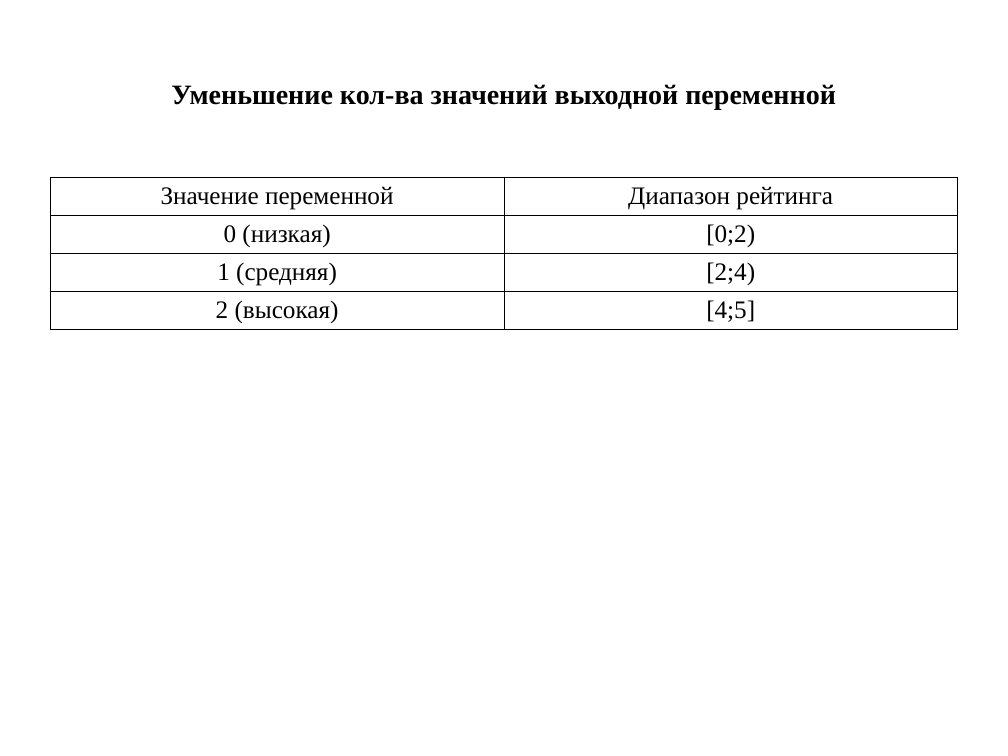
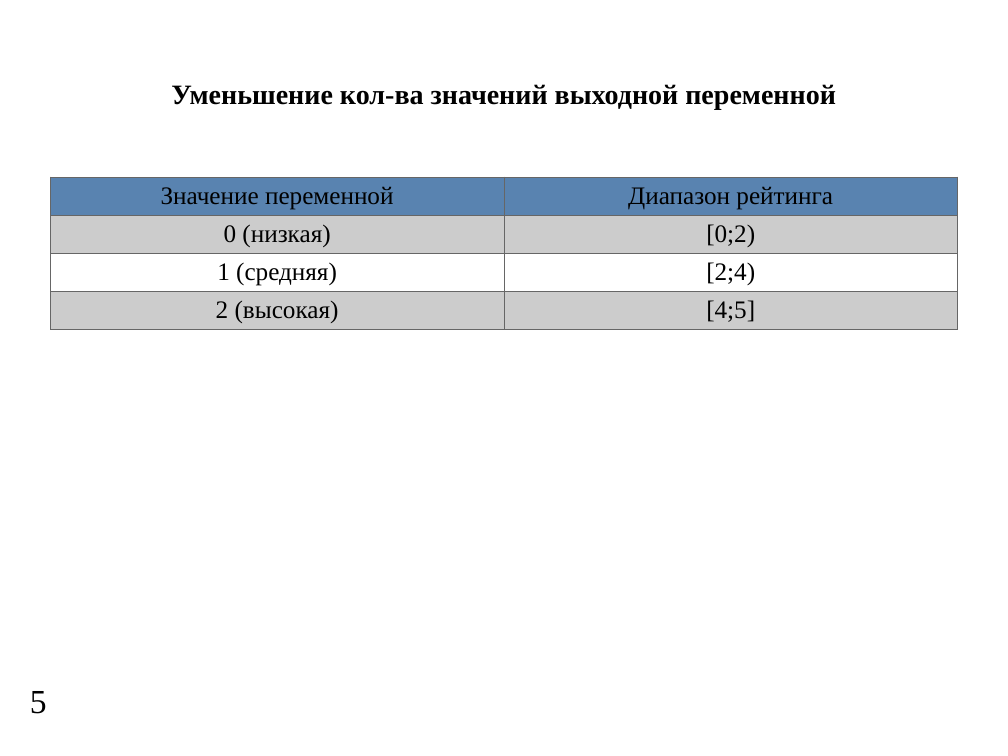
Before and after one commit to Dima3108/DecisionMakingSystems, a slide deck: slide 5 of Результаты работы.pptx. Drawn at 1008x756 pixels with LibreOffice and Linux fonts; fonts in the diff are those of the drawing; background and template pictures are left out. Boxes give left, top, right and bottom in pixels: in the first picture for what was removed or moved away, otherwise in the second. Text is boxed around its words. In the diff, an @@ line names an element or a change of style, - is before the commit and + after.

```diff
--- a/Результаты работы.pptx
+++ b/Результаты работы.pptx
@@ table at [50, 176, 958, 329] @@
@@ fill none to #5983B0 in row 1 @@
@@ fill none to #CCCCCC in 4 cells @@
@@ fill none to #FFFFFF in row 3 @@
@@ borders changed @@
@@ page number added at [30, 691, 47, 714], 24 pt, text #000000 @@
+5
```
Also in this commit, not shown: 8 other slides changed, 1 slide added, 2 other files.
